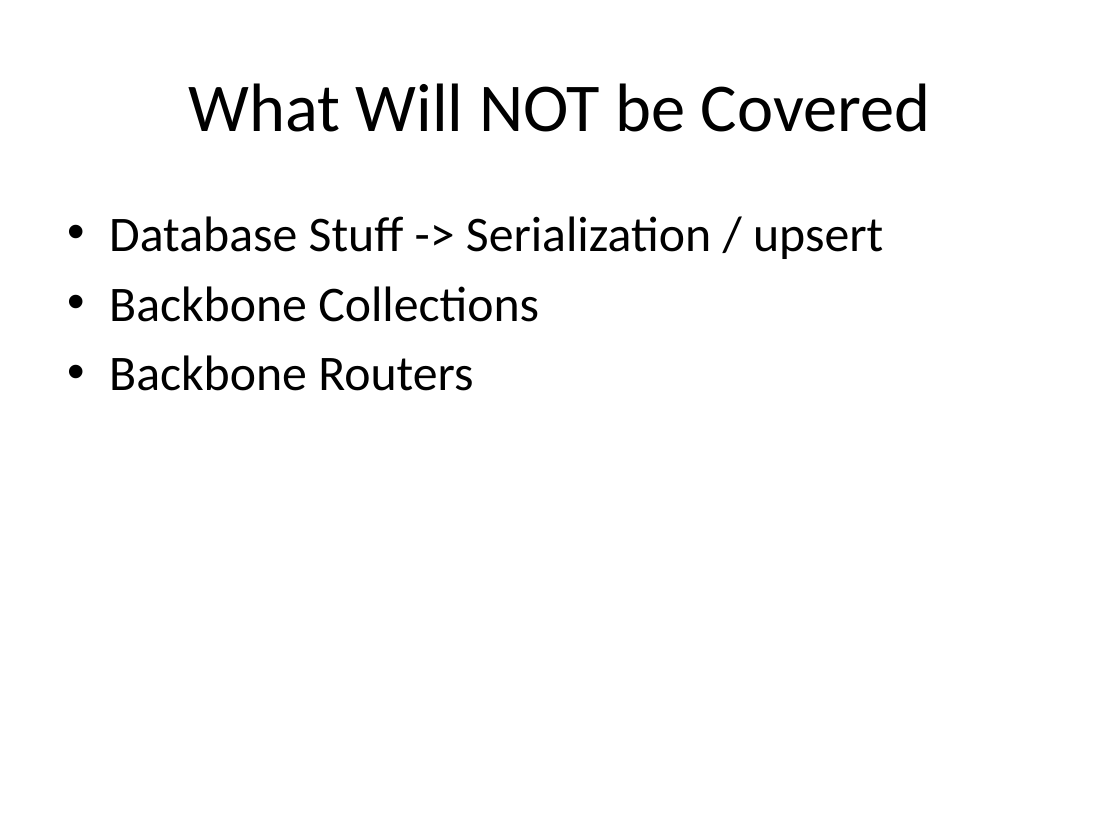
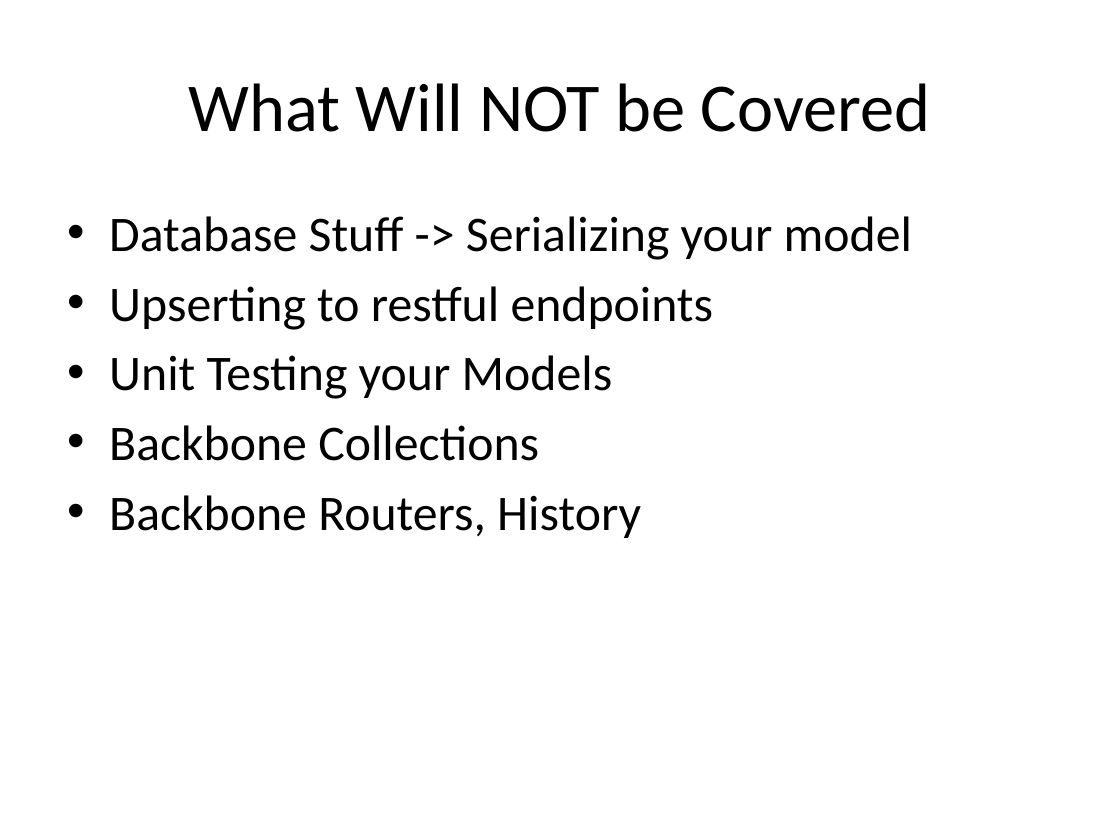
Before and after one commit to jkoynok/TechFest.BackBone, a slide deck: slide 7 of TechFest.Backbone/tf.backbone.pptx. Drawn at 1120x840 pixels with LibreOffice and Linux fonts; fonts in the diff are those of the drawing. Boxes give left, top, right and bottom in pixels: in the first picture for what was removed or moved away, otherwise in the second. Text is boxed around its words. In the diff, an @@ line names an element or a change of style, - is before the commit and + after.

Commit message:
more ppt changes

```diff
--- a/TechFest.Backbone/tf.backbone.pptx
+++ b/TechFest.Backbone/tf.backbone.pptx
@@ text at box(109, 216, 912, 399): text changed @@
-• Database Stuff -> Serialization / upsert
+• Database Stuff -> Serializing your model
+• Upserting to restful endpoints
+• Unit Testing your Models
@@ text at box(109, 495, 641, 538): text changed @@
-• Backbone Routers
+• Backbone Routers, History
```
Also in this commit, not shown: 2 other slides changed, 1 slide removed.
